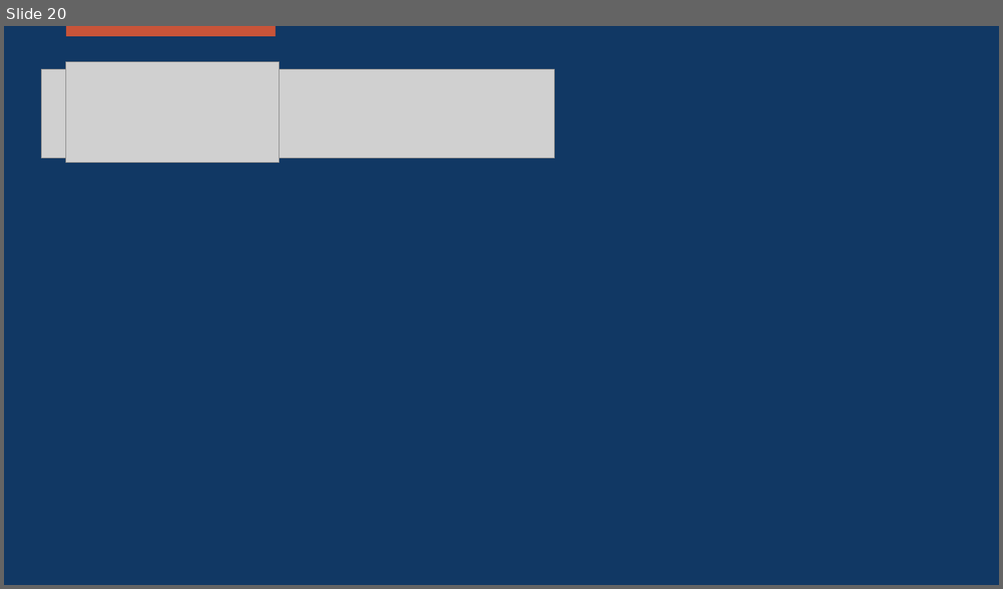
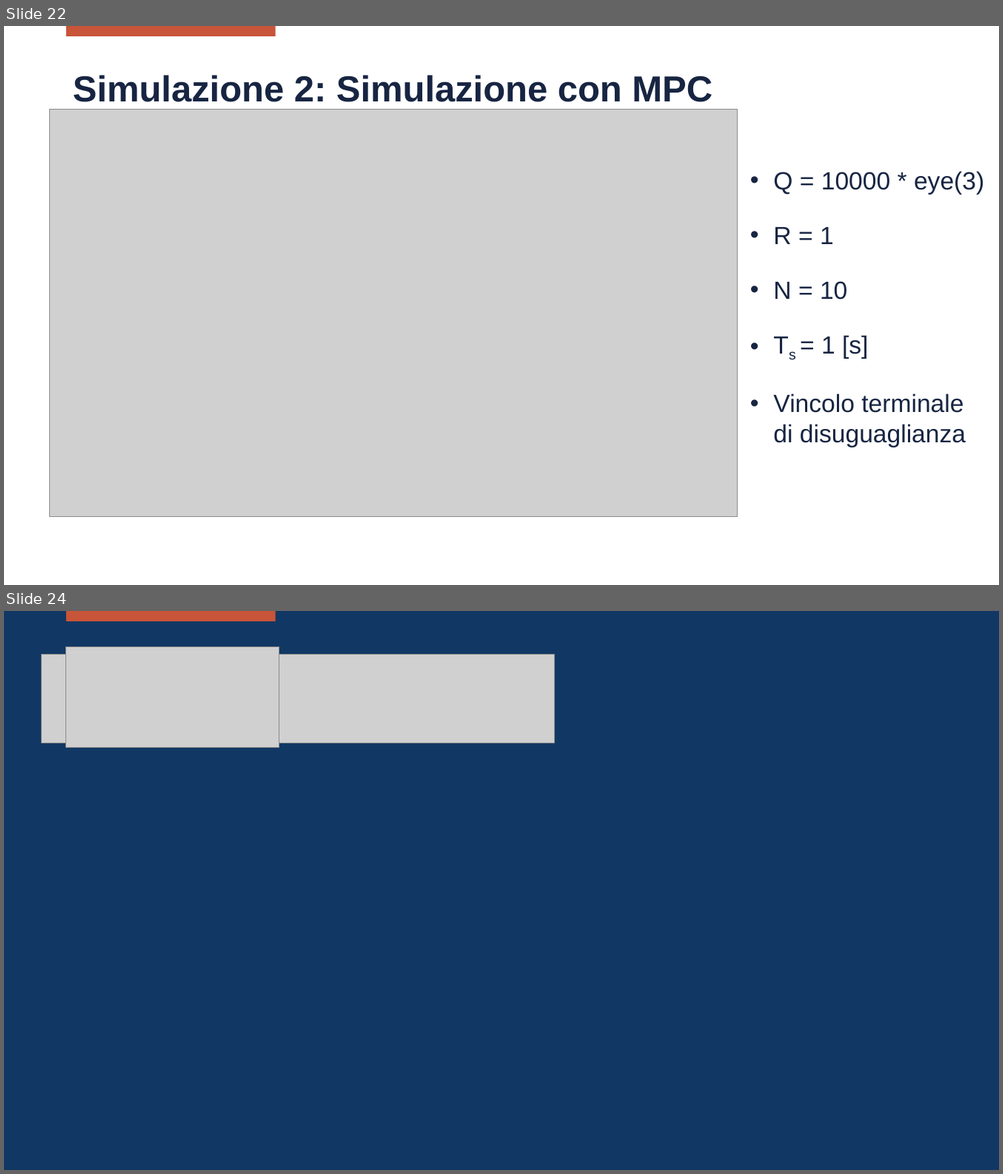
Before and after one commit to wasim-essbai/CAM_MPCCSTR, a slide deck: Presentazione.pptx. Shown one above the other, each under a label of ours: slide 20 before the commit, slides 22 and 24 after it; the slides between them are not shown. The pictures are 1003x589 and 1003x1174 pixels, drawn with LibreOffice and Linux fonts; fonts in the diff are those of the drawing; grey boxes stand for pictures; background and template pictures are left out. Boxes give left, top, right and bottom in pixels: in the first picture for what was removed or moved away, otherwise in the second. Text is boxed around its words. In the diff, an @@ line names an element or a change of style, - is before the commit and + after.

```diff
--- a/Presentazione.pptx
+++ b/Presentazione.pptx
@@ slide 22 added at (4, 26, 999, 585), background #FFFFFF; not listed: 1 template element that a slide beside it also shows @@
@@ title added at (73, 75, 712, 102), 35 pt, text #172542, bold @@
+Simulazione 2: Simulazione con MPC
@@ picture added at (50, 110, 737, 517) @@
@@ text added at (773, 171, 984, 448), 24 pt, text #172542 @@
+• Q = 10000 * eye(3)
+• R = 1
+• N = 10
+• Ts = 1 [s]
+• Vincolo terminale di disuguaglianza
@@ what was slide 20 is now slide 24 @@
```
Also in this commit, not shown: 7 slides changed, 3 other slides added, 7 other files.
